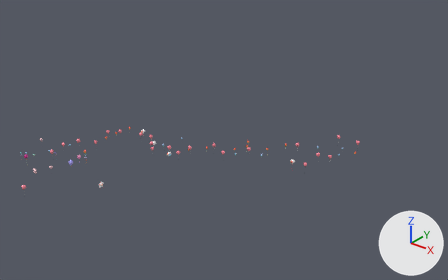
Two versions of the glTF model models/Animated_Decor.glb, one commit apart.
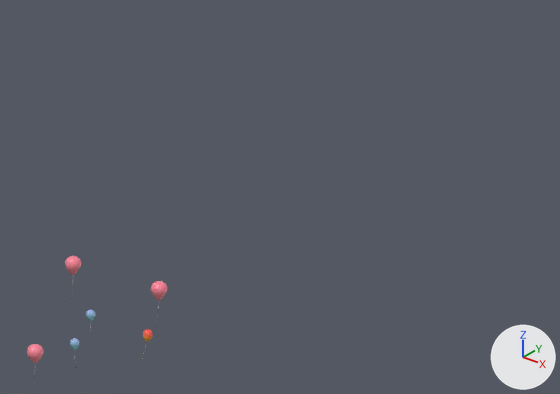
Each version appears first whole from a camera (50 mm lens) standing at (392.3, -10.9, 154.2) and looking at (222.3, 201.6, 22.5), and next in a close-up on the part from 72% to 100% of the width and 28% to 59% of the height. The axes (+X, +Y, +Z) are drawn at lower right. The lights are the same throughout. Vertices at the same position are counted once.

Objects in the first close-up: 'groupB'.
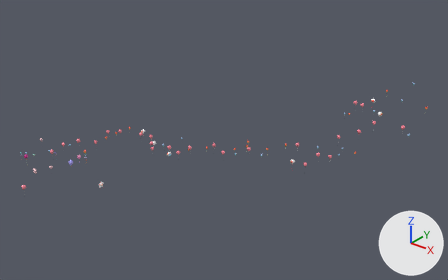
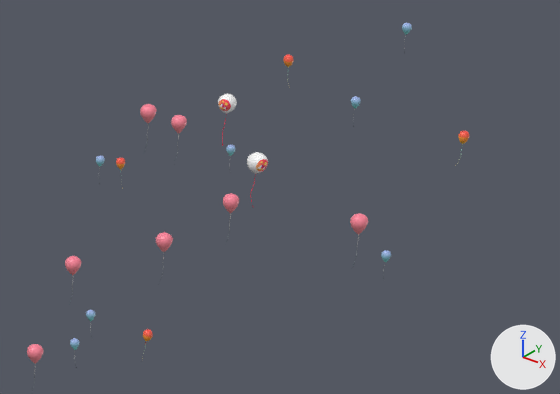
What differs and where, as boxes (x1, y1, x2, y2) in the close-ups (560 x 394 px; the box of a moved part takes in the faces that stretch with it):
'groupB', reshaped
    before: (27, 256, 168, 394)
    after: (27, 23, 469, 394)
part 1 of me_plane_258, added
    after: (140, 104, 157, 153)
part 2 of me_plane_258, added
    after: (171, 115, 187, 160)
part 3 of me_plane_258, added
    after: (223, 193, 239, 242)
part 4 of me_plane_258, added
    after: (350, 213, 368, 265)
part 5 of me_plane_258, added
    after: (218, 94, 237, 145)
part 6 of me_plane_258, added
    after: (247, 152, 268, 207)
part 7 of me_plane_258, added
    after: (96, 156, 105, 184)
part 8 of me_plane_258, added
    after: (226, 144, 236, 173)
part 9 of me_plane_258, added
    after: (381, 250, 391, 278)
part 10 of me_plane_258, added
    after: (402, 23, 412, 53)
part 11 of me_plane_258, added
    after: (351, 96, 361, 127)
part 12 of me_plane_258, added
    after: (116, 157, 125, 188)
part 13 of me_plane_258, added
    after: (283, 55, 294, 84)
part 14 of me_plane_258, added
    after: (455, 130, 469, 166)
part 15 of me_plane_258, moved or reshaped
    before: (151, 281, 168, 328)
    after: (156, 232, 173, 284)

What changed in the scene script:
```text
Change me_plane_258:
    remove me_plane_258.from_pydata(...)  # 11275 vertices, 22123 faces; spans x 134.3..271.4, y 120.8..251.4, z 4.0..19.4
    add me_plane_258.from_pydata(...)  # 13360 vertices, 26243 faces; spans x 134.3..299.0, y 120.8..276.1, z 4.0..45.3
    me_plane_258 part 1: the loose piece of 168 vertices spanning x 259.2..261.0, y 246.3..248.2, z 13.1..19.4 is copied, and the copy is moved by (0.9, 13.5, 14.6); it spans x 260.1..261.9, y 259.8..261.6, z 27.6..34.0
    me_plane_258 part 2: the loose piece of 168 vertices spanning x 259.2..261.0, y 246.3..248.2, z 13.1..19.4 is copied, and the copy is moved by (-2.0, 27.9, 7.8); it spans x 257.2..259.0, y 274.3..276.1, z 20.9..27.2
    me_plane_258 part 3: the loose piece of 168 vertices spanning x 269.6..271.4, y 247.3..249.1, z 12.7..19.0 is copied, and the copy is moved by (3.0, 9.7, 8.2); it spans x 272.6..274.4, y 257.0..258.8, z 20.9..27.2
    me_plane_258 part 4: the loose piece of 168 vertices spanning x 269.6..271.4, y 247.3..249.1, z 12.7..19.0 is copied, and the copy is moved by (21.5, 0.8, 14.1); it spans x 291.1..292.9, y 248.1..249.9, z 26.8..33.1
    me_plane_258 part 5: the loose piece of 134 vertices spanning x 249.5..251.6, y 218.7..221.0, z 7.1..13.6 is copied, and the copy is moved by (14.9, 51.9, 19.3); it spans x 264.4..266.6, y 270.6..272.9, z 26.4..32.9
    me_plane_258 part 6: the loose piece of 134 vertices spanning x 249.5..251.6, y 218.7..221.0, z 7.1..13.6 is copied, and the copy is turned 53.2 degrees about the z axis through its middle, then moved by (30.1, 27.5, 24.1); it spans x 279.5..281.8, y 246.3..248.5, z 31.2..37.7
    me_plane_258 part 7: the loose piece of 169 vertices spanning x 262.6..263.6, y 246.2..247.3, z 10.1..13.7 is copied, and the copy is multiplied about its middle by the matrix ((0.992, 0.041, 0.122), (-0.037, 0.998, -0.041), (-0.124, 0.037, 0.992)), then moved by (-8.5, 15.4, 11.7); it spans x 254.2..255.3, y 261.6..262.7, z 21.7..25.4
    me_plane_258 part 8: the loose piece of 169 vertices spanning x 262.6..263.6, y 246.2..247.3, z 10.1..13.7 is copied, and the copy is scaled about its middle by (0.925, 1, 1.01), then moved by (5.2, 21.1, 14.8); it spans x 267.8..268.9, y 267.3..268.4, z 24.8..28.5
    me_plane_258 part 9: the loose piece of 169 vertices spanning x 262.6..263.6, y 246.2..247.3, z 10.1..13.7 is copied, and the copy is multiplied about its middle by the matrix ((0.991, 0.031, 0.129), (-0.028, 0.999, -0.026), (-0.129, 0.022, 0.991)), then moved by (28.4, 12.2, 11.4); it spans x 291.1..292.2, y 258.4..259.4, z 21.5..25.1
    me_plane_258 part 10: the loose piece of 169 vertices spanning x 262.6..263.6, y 246.2..247.3, z 10.1..13.7 is copied, and the copy is multiplied about its middle by the matrix ((0.991, 0.031, 0.129), (-0.028, 0.999, -0.026), (-0.129, 0.022, 0.991)), then moved by (21.2, 28.0, 31.6); it spans x 283.9..285.0, y 274.2..275.3, z 41.6..45.3
    me_plane_258 part 11: the loose piece of 169 vertices spanning x 262.6..263.6, y 246.2..247.3, z 10.1..13.7 is copied, and the copy is multiplied about its middle by the matrix ((0.991, 0.031, 0.129), (-0.028, 0.999, -0.026), (-0.129, 0.022, 0.991)), then moved by (20.6, 17.4, 25.9); it spans x 283.3..284.4, y 263.6..264.7, z 35.9..39.6
    me_plane_258 part 12: the loose piece of 100 vertices spanning x 229.2..230.4, y 209.9..211.0, z 14.6..18.6 is copied, and the copy is turned 53 degrees about the z axis through its middle, then moved by (24.9, 57.2, 4.7); it spans x 254.2..255.3, y 267.0..268.2, z 19.4..23.3
    me_plane_258 part 13: the loose piece of 100 vertices spanning x 224.3..225.5, y 217.1..218.5, z 12.9..16.8 is copied, and the copy is multiplied about its middle by the matrix ((0.95, -0.302, 0.08), (0.313, 0.911, -0.268), (0.009, 0.28, 0.96)), then moved by (49.3, 49.5, 24.6); it spans x 273.7..274.9, y 266.5..267.7, z 37.3..41.3
    me_plane_258 part 14: the loose piece of 100 vertices spanning x 267.8..269.0, y 250.3..251.4, z 7.3..11.3 is copied, and the copy is multiplied about its middle by the matrix ((-0.563, 0.826, 0.033), (-0.8, -0.555, 0.227), (0.206, 0.101, 0.973)), then moved by (29.9, 7.0, 30.1); it spans x 297.8..299.0, y 257.7..258.8, z 37.3..41.3
    me_plane_258 part 15: 168 vertices moved from x 269.6..271.4, y 247.3..249.1, z 12.7..19.0 to x 269.6..271.4, y 247.3..249.1, z 18.7..25.0
```
